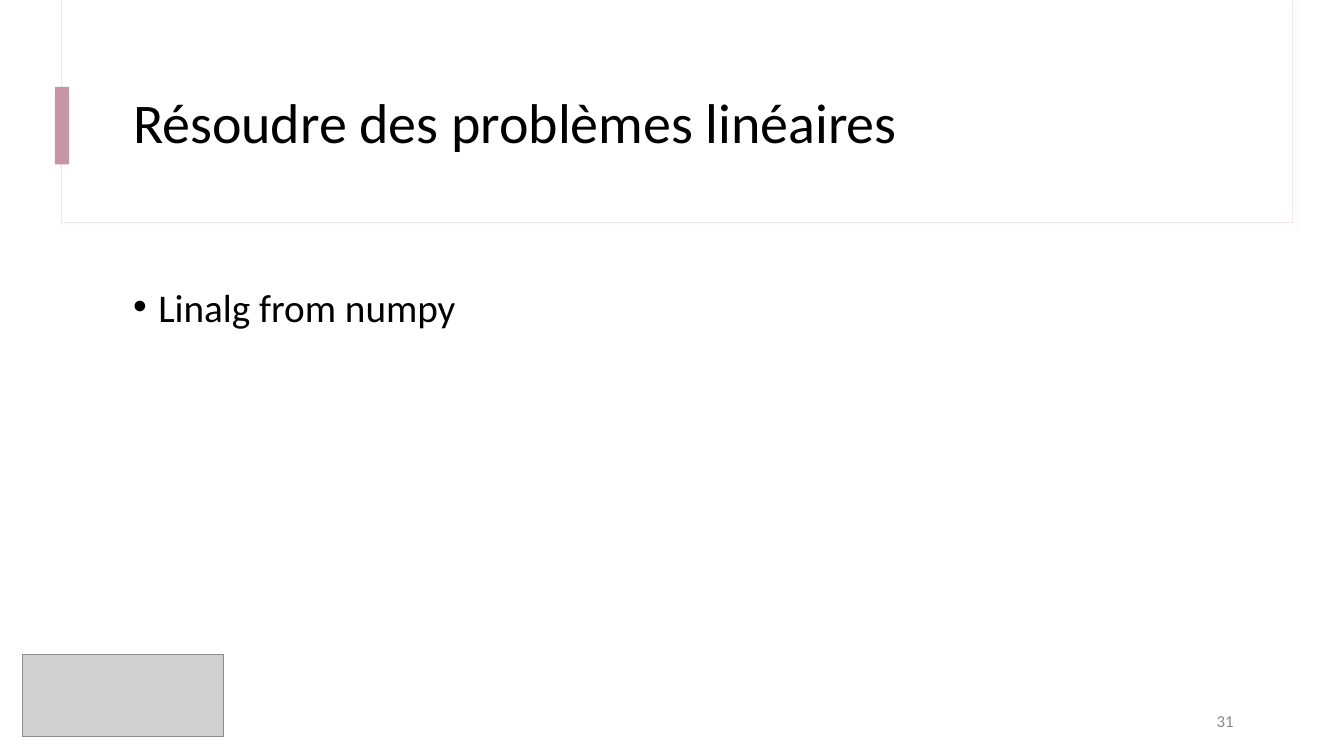
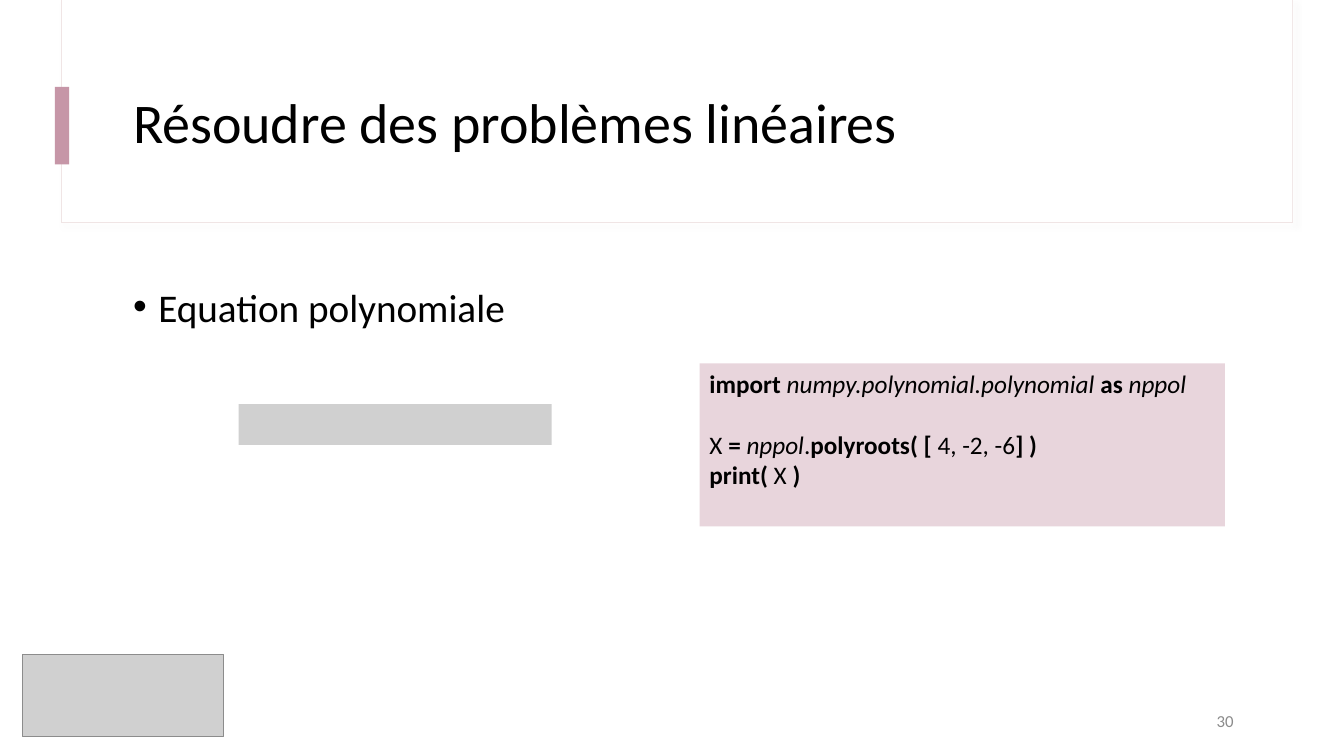
Before and after one commit to IOGS-Digital-Methods/semester-5, a slide deck: slide 30 of s5_outils_numeriques/b1_outils_numeriques/seance1_demistifier_python/B1_1_Demystifier_Python.pptx (slide 31 before the commit). Drawn at 1344x756 pixels with LibreOffice and Linux fonts; fonts in the diff are those of the drawing; grey boxes stand for pictures. Boxes give left, top, right and bottom in pixels: in the first picture for what was removed or moved away, otherwise in the second. Text is boxed around its words. In the diff, an @@ line names an element or a change of style, - is before the commit and + after.

```diff
--- a/s5_outils_numeriques/b1_outils_numeriques/seance1_demistifier_python/B1_1_Demystifier_Python.pptx
+++ b/s5_outils_numeriques/b1_outils_numeriques/seance1_demistifier_python/B1_1_Demystifier_Python.pptx
@@ text at (158, 294, 505, 329): text changed @@
-• Linalg from numpy
+• Equation polynomiale
@@ rectangle added at (700, 364, 1225, 527), fill #E8D5DC, 18 pt, text #000000 @@
+import numpy.polynomial.polynomial as nppol
+X = nppol.polyroots( [ 4, -2, -6] )
+print( X )
@@ picture added at (239, 404, 553, 445) @@
@@ page number at (1217, 716, 1234, 727): text changed @@
-31
+30
```
Also in this commit, not shown: 3 slides added, 4 other files.
